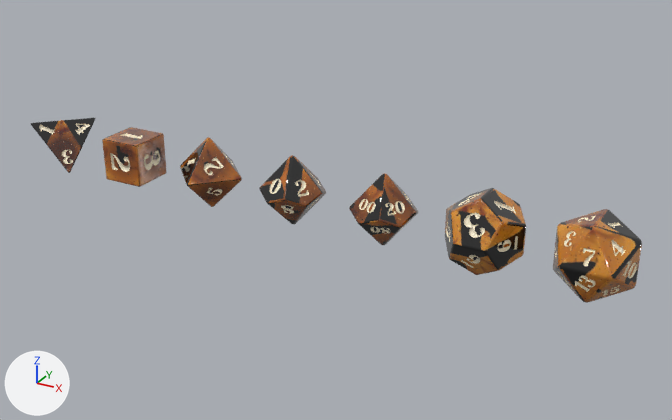
The glTF model public/dice/amber.glb as it was, and as the next commit left it.
The view is the same before and after, from a camera (50 mm lens) standing at (23.95, -135.26, 11.28) and looking at (10.94, -111.62, -0.54). Arrows for +X, +Y and +Z are at lower left; the lights stay in place. The picture after the commit comes second. Vertices at exactly the same position are counted once.

Objects in the first picture: 'd10', 'd100', 'd12', 'd20', 'd4', 'd6', 'd8'.
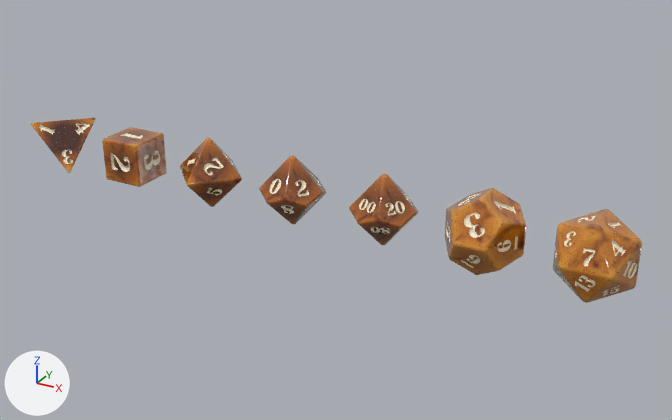
Patch to the scene script:
```diff
--- a/public/dice/amber.glb.py
+++ b/public/dice/amber.glb.py
@@ me_amber_d4_001 @@
-me_amber_d4_001.from_pydata(...)  # 1092 vertices, 2180 faces; spans x -0.81..0.81, y -0.81..0.81, z -0.81..0.81
+me_amber_d4_001.from_pydata(...)  # 1228 vertices, 2452 faces; spans x -0.81..0.81, y -0.81..0.81, z -0.81..0.81
+# me_amber_d4_001 part 1: 24 vertices moved within x -0.8..0.8, y -0.8..0.8, z -0.8..0.8; 20 vertices removed from x -0.79..0.79, y -0.79..0.79, z -0.79..0.79; 156 vertices added at x -0.81..0.81, y -0.81..0.81, z -0.81..0.81
+# me_amber_d4_001 part 2: 2020 kept faces spanning x -0.81..0.81, y -0.81..0.81, z -0.81..0.81 get new texture (UV) coordinates
 me_amber_d4_001.materials.append(mat_amber_d4_body)
@@ me_amber_d6_001 @@
-me_amber_d6_001.from_pydata(...)  # 798 vertices, 1592 faces; spans x -0.75..0.75, y -0.75..0.75, z -0.75..0.75
+me_amber_d6_001.from_pydata(...)  # 1070 vertices, 2136 faces; spans x -0.75..0.75, y -0.75..0.75, z -0.75..0.75
+# me_amber_d6_001 part 3: 96 vertices removed from x -0.74..0.74, y -0.74..0.74, z -0.74..0.74; 368 vertices added at x -0.75..0.75, y -0.75..0.75, z -0.75..0.75
+# me_amber_d6_001 part 4: 1176 kept faces spanning x -0.75..0.75, y -0.75..0.75, z -0.75..0.75 get new texture (UV) coordinates
 me_amber_d6_001.materials.append(mat_amber_d6_body)
@@ me_amber_d8_001 @@
-me_amber_d8_001.from_pydata(...)  # 998 vertices, 1992 faces; spans x -1.23..1.23, y -1.23..1.23, z -1.23..1.23
+me_amber_d8_001.from_pydata(...)  # 1268 vertices, 2532 faces; spans x -1.24..1.24, y -1.24..1.24, z -1.24..1.24
+# me_amber_d8_001 part 5: 48 vertices removed from x -1.22..1.22, y -1.22..1.22, z -1.22..1.22; 318 vertices added at x -1.24..1.24, y -1.24..1.24, z -1.24..1.24
+# me_amber_d8_001 part 6: 1615 kept faces spanning x -1.21..1.21, y -1.21..1.21, z -1.21..1.21 get new texture (UV) coordinates
 me_amber_d8_001.materials.append(mat_amber_d8_body)
@@ me_amber_d10_001 @@
-me_amber_d10_001.from_pydata(...)  # 1361 vertices, 2718 faces; spans x -1.06..1.06, y -1.01..1.01, z -1.17..1.17
+me_amber_d10_001.from_pydata(...)  # 1813 vertices, 3622 faces; spans x -1.06..1.06, y -1.01..1.01, z -1.18..1.18
+# me_amber_d10_001 part 7: 51 vertices moved within x -1.06..0.87, y -1.01..1.01, z -1.17..1.16; 115 vertices removed from x -1.05..1.05, y -1.0..1.0, z -1.17..1.17; 567 vertices added at x -1.06..1.06, y -1.01..1.01, z -1.18..1.18
+# me_amber_d10_001 part 8: 2062 kept faces spanning x -1.05..1.05, y -1.0..1.0, z -1.17..1.15 get new texture (UV) coordinates
 me_amber_d10_001.materials.append(mat_amber_d10_body)
@@ me_amber_d12_001 @@
-me_amber_d12_001.from_pydata(...)  # 1740 vertices, 3476 faces; spans x -1.2..1.2, y -1.2..1.2, z -1.2..1.2
+me_amber_d12_001.from_pydata(...)  # 2420 vertices, 4836 faces; spans x -1.2..1.2, y -1.2..1.2, z -1.2..1.2
+# me_amber_d12_001 part 9: 84 vertices removed from x -1.18..1.18, y -1.18..1.18, z -1.18..1.18; 764 vertices added at x -1.2..1.2, y -1.2..1.2, z -1.2..1.2
+# me_amber_d12_001 part 10: 2472 kept faces spanning x -1.2..1.2, y -1.2..1.2, z -1.2..1.2 get new texture (UV) coordinates
 me_amber_d12_001.materials.append(mat_amber_d12_body)
@@ me_amber_d20_001 @@
-me_amber_d20_001.from_pydata(...)  # 2844 vertices, 5684 faces; spans x -1.14..1.14, y -1.14..1.14, z -1.14..1.14
+me_amber_d20_001.from_pydata(...)  # 3518 vertices, 7032 faces; spans x -1.14..1.14, y -1.14..1.14, z -1.14..1.14
+# me_amber_d20_001 part 11: 114 vertices moved within x -1.13..1.13, y -1.13..1.13, z -1.13..1.13; 210 vertices removed from x -1.14..1.14, y -1.14..1.14, z -1.14..1.14; 884 vertices added at x -1.14..1.14, y -1.14..1.14, z -1.14..1.14
+# me_amber_d20_001 part 12: 4737 kept faces spanning x -1.13..1.13, y -1.13..1.13, z -1.13..1.13 get new texture (UV) coordinates
 me_amber_d20_001.materials.append(mat_amber_d20_body)
@@ me_amber_d100_001 @@
-me_amber_d100_001.from_pydata(...)  # 1975 vertices, 3946 faces; spans x -1.06..1.06, y -1.01..1.01, z -1.17..1.17
+me_amber_d100_001.from_pydata(...)  # 2427 vertices, 4850 faces; spans x -1.06..1.06, y -1.01..1.01, z -1.18..1.18
+# me_amber_d100_001 part 13: 51 vertices moved within x -1.06..0.87, y -1.01..1.01, z -1.17..1.16; 115 vertices removed from x -1.05..1.05, y -1.0..1.0, z -1.17..1.17; 567 vertices added at x -1.06..1.06, y -1.01..1.01, z -1.18..1.18
+# me_amber_d100_001 part 14: 3291 kept faces spanning x -1.05..1.05, y -1.0..1.0, z -1.17..1.15 get new texture (UV) coordinates
 me_amber_d100_001.materials.append(mat_amber_d100_body)
```

Location of each change, [x1, y1, x2, y2] in pixels of the pictures (672 x 420 px):
part 1 of me_amber_d4_001, reshaped: after [31, 118, 96, 173]
part 2 of me_amber_d4_001, surface changed: [31, 118, 94, 172] in both
part 3 of me_amber_d6_001, reshaped: before [102, 133, 167, 187]; after [102, 127, 167, 187]
part 4 of me_amber_d6_001, surface changed: [103, 127, 166, 186] in both
part 5 of me_amber_d8_001, reshaped: before [187, 137, 242, 186]; after [180, 137, 242, 206]
part 6 of me_amber_d8_001, surface changed: [180, 138, 240, 203] in both
part 7 of me_amber_d10_001, reshaped: [259, 155, 326, 224] in both
part 8 of me_amber_d10_001, surface changed (black to brown): [260, 157, 325, 224] in both
part 9 of me_amber_d12_001, reshaped: before [446, 190, 526, 275]; after [445, 188, 526, 275]
part 10 of me_amber_d12_001, surface changed: [445, 188, 526, 274] in both
part 11 of me_amber_d20_001, reshaped: [553, 209, 642, 303] in both
part 12 of me_amber_d20_001, surface changed: [554, 209, 641, 302] in both
part 13 of me_amber_d100_001, reshaped: before [349, 174, 418, 245]; after [349, 173, 418, 245]
part 14 of me_amber_d100_001, surface changed: [350, 176, 418, 245] in both
